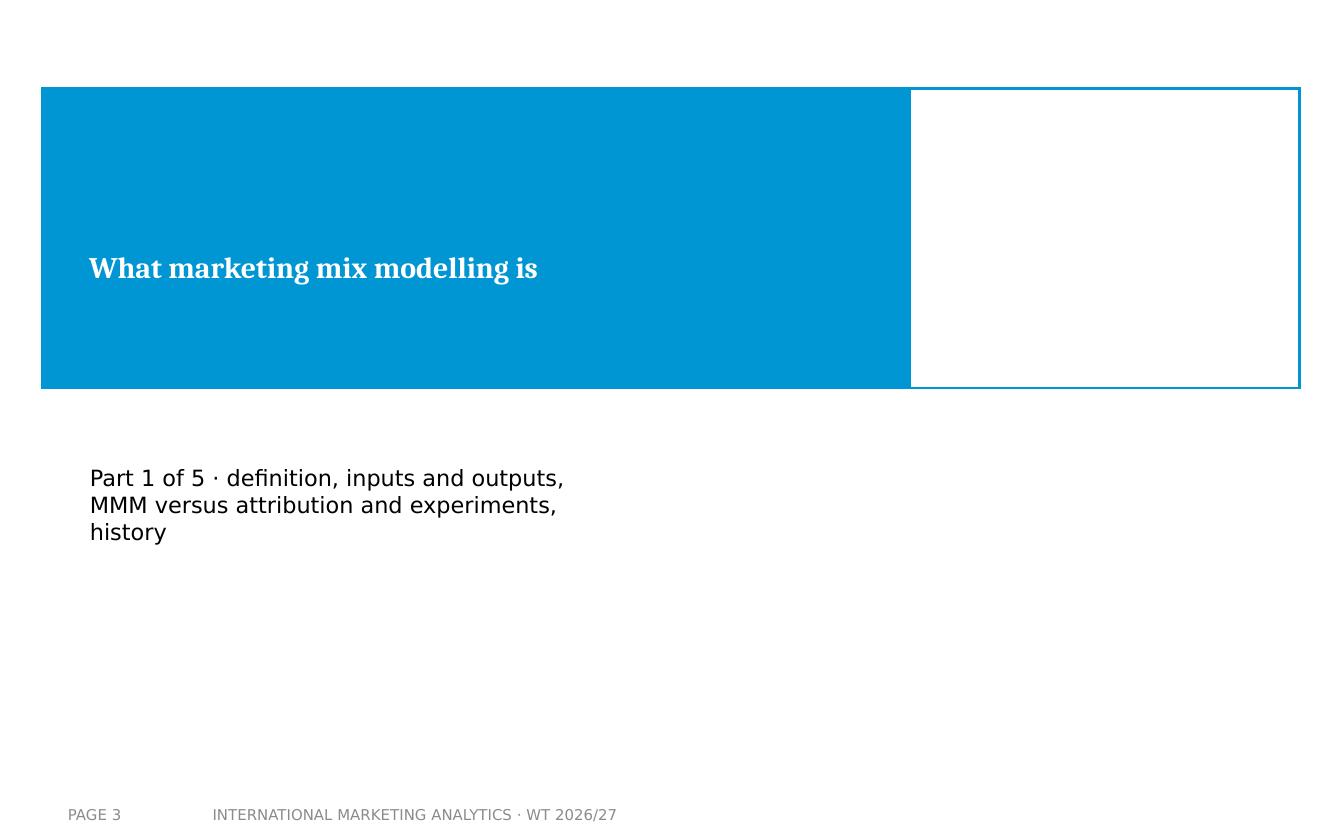
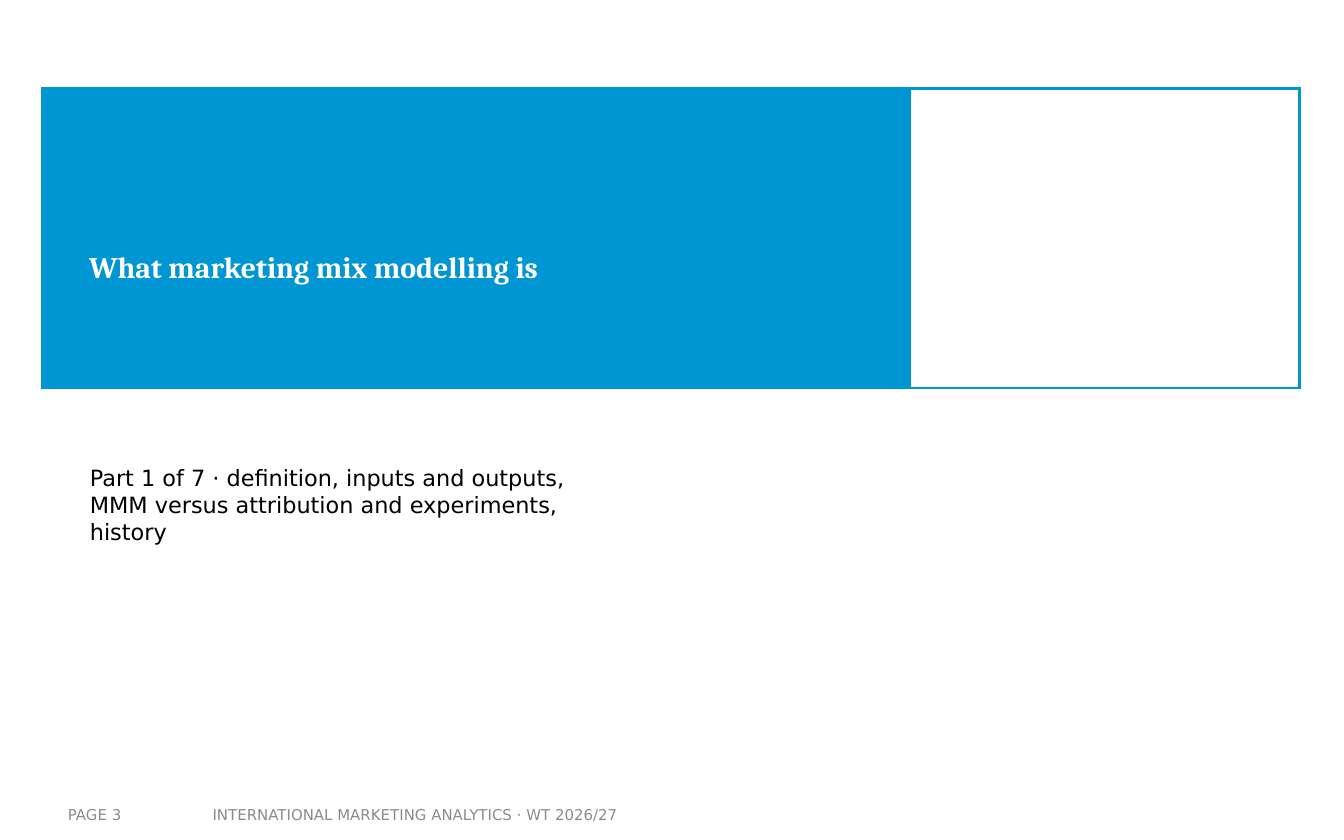
Before and after one commit to arnefloh-wu/International-Marketing-Analytics, a slide deck: slide 3 of slides/02a_intro-to-mmm_WT26-27.pptx. Drawn at 1344x840 pixels with LibreOffice and Linux fonts; fonts in the diff are those of the drawing; background and template pictures are left out. Boxes give left, top, right and bottom in pixels: in the first picture for what was removed or moved away, otherwise in the second. Text is boxed around its words. In the diff, an @@ line names an element or a change of style, - is before the commit and + after.

```diff
--- a/slides/02a_intro-to-mmm_WT26-27.pptx
+++ b/slides/02a_intro-to-mmm_WT26-27.pptx
@@ text at bbox=[90, 469, 565, 518]: text changed @@
-Part 1 of 5 · definition, inputs and outputs, MMM versus attribution and experiments, history
+Part 1 of 7 · definition, inputs and outputs, MMM versus attribution and experiments, history
```
Also in this commit, not shown: 5 other slides changed, 16 slides added, 25 other files.
